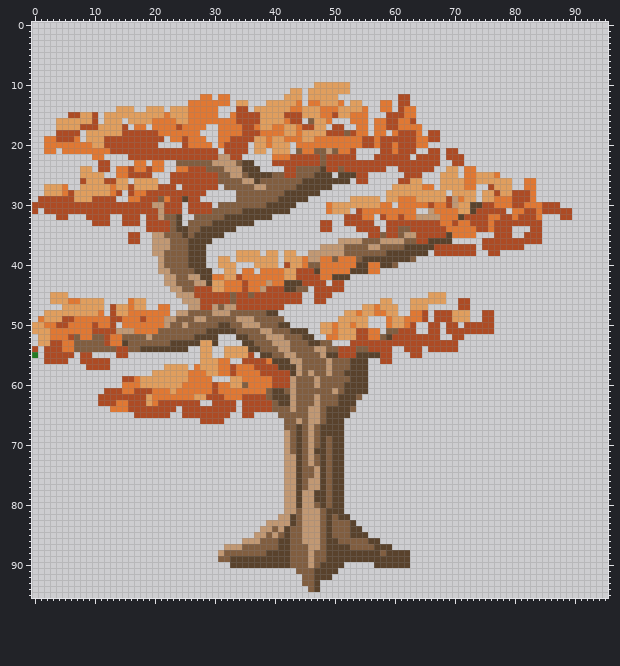
One commit to this sprite sheet: Assets/Sprites/Scenery/GT17_WigglyTree.png. Above: the version before the commit.
The file is 96x96 pixels.
After the commit:
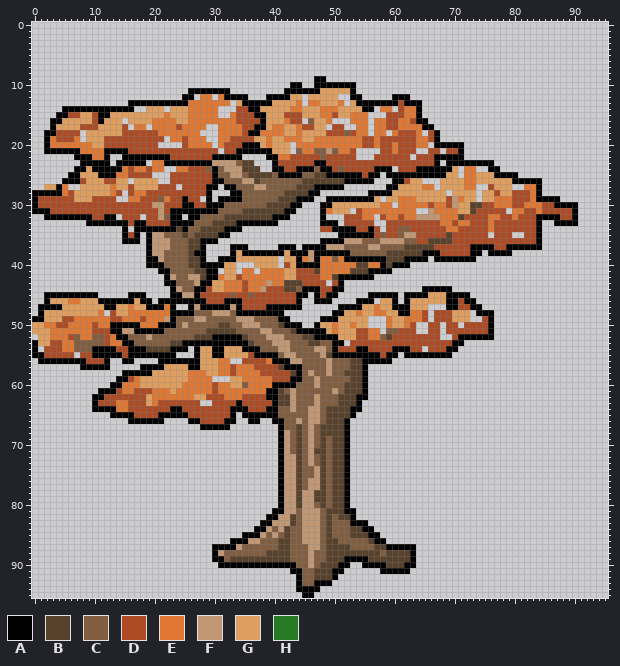
Palette (. is transparent): A #000000  B #59422c  C #815e40  D #ad4b24  E #e07833  F #c19873  G #e09e5e  H #257a23
From old to new:
Changed rows in their new state; - is an unchanged pixel.
first column x 0:
 9 -----------------------------------------------AA------------------------------------------
10 -------------------------------------------AA--AAAAAAA-------------------------------------
11 --------------------------AAAAAAA---------AAAAAA-----A-------------------------------------
12 -------------------------AA-----AAAA---AAAA----------AA-----AAA----------------------------
13 ----------------AAAAAAAAAA---------AAAAA--------------AAAAAAA-AAA--------------------------
14 -----AAAAAAAAAAAA-------------------AA-----------------AA-------A--------------------------
15 ----AA-----AA------------------------AA-------------------------A--------------------------
16 ---AA------A--------------------------A-------------------------AA-------------------------
17 ---A---------------------------------AA--------------------------AA------------------------
18 --AA--------------------------------AA-----------------------------A-----------------------
19 --A----------------------------------------------------------------A-----------------------
20 --A--------------------------------AAA-----------------------------AAAAA-------------------
21 --AAAAAA----AAAA------------------AAAAAA-------------------------------A-------------------
22 -------AAA--A--AAAAAAAA-------AAAAA----AA--------------------------AAAAA-------------------
23 --------AAAAA-AAAAA---AAAAAAAA----------A------AA------------------A-AAAAAAAA--------------
24 -------AA-AAAAA---------------A---------AA--AAA-AA-------AAA----AAAAAA------AA-------------
25 ------AA---AAA----------------A----------AAAA----AAAAAA-AA-AAAAAAAAAA--------AAAA----------
26 -----AAA----------------------AA--------------------AAAAA---AA------------------AAAAA------
27 ----A------------------------AA-AA-------------AAAAA-------AA-----------------------A------
28 AAAAA------------------------A---AA-----------AA--------AAAA------------------------A------
29 A------------------------A---A-AAAA---------AAA--AAAAAAAA---------------------------AAAA---
30 A------------------------AA--AAA-----------AA---AA-------------------------------------AAAA
31 AAA--------------------AAAAAAAA-----------AA----A-----------------------------------------A
32 --AAAAAAAA--AA---------AA-AA------------AAA-----A-----------------------------------AAAA--A
33 ---------AAAAAAA-AA----AAAA-------AAAAAAA-------AAA---------------------------------A--AAAA
34 ---------------A-AAAAAAA-A------AAA---------------AAAA--A--------------DDD------DDD-A------
35 ---------------A-A-A-----------AA------------------AAAAAA-------------DDDDDD--------A------
36 ---------------AAA-A--------AAA-----------------AAAA------------------DDDDD---------A------
37 -------------------A--------A----AAA-----AAA-AAAA------------------------AAAA--AAAAAA------
38 -------------------A-------AA----A-AAAAAAA-AAA-AAAAAA------------AAA-----AA-AAAA-----------
39 -------------------AA-------A--AAA----------A--A----AAAAAAA---AAAA-AAAAAAA-----------------
40 -------------------AAA------AAAA------------AAAA----------A-AAA----------------------------
41 ---------------------AA------AA-------------------------AAAA-------------------------------
42 ----------------------A------AA--------------------AAAAAA----------------------------------
43 ----------------------AA----AA---------------------A---------------------------------------
44 -----------------------A---AA----------------AAA--AA-------------AAAAA---------------------
45 --AAAAAAAAA-----AAA----AA--A----------------AA-A-AA-----AAAAA-AAAA---AAAA------------------
46 --A--------AAAAAA-AA-AAAAAAAA---AAA---------A--AAA----AAA---A-A------AA-AA-----------------
47 -AAAA-------AA-----AAA-A--A-AAAAA-A----AAAAAA------AAAA-----AAA------AA--AA----------------
48 -A---------------------AAAA-------AAAAAAAA--------AA---------AA-----------AAA--------------
49 AA---------------------A-----------------AA-----AAA-------------------------A--------------
50 -------------AAAAA---AAA------------------AAA--A----------------------------A--------------
51 -------------AA--AAAAA----------------------AAAAA---------------------------A--------------
52 --------------AA--------------AAAAA------------AAAA--------------------AAAAAA--------------
53 A--------------AA--------AAAAAAAAAAA--------------AA------------------AA-------------------
54 A---------AAAA--AAA----AAA-A--AA---AAA------------A---AA----AAA------AA--------------------
55 AA--------AAAAA-AAAAAAAA---A--AA-----AAAA---------AAAAAAAA-AA-AAAAAAAA---------------------
56 -AAAAAAAA---A--AA----AAAAAAA------------AAA------------AAAAA-------------------------------
57 --------AAAAA-----AAAA----AA--------------AAA----------A-----------------------------------
58 ---------------AAAAA------------------------A----------A-----------------------------------
59 --------------AA---------------------------AA----------A-----------------------------------
60 -------------AA-------------------------AAAA-----------A-----------------------------------
61 -----------AAA-------------------------AA--------------A-----------------------------------
62 ----------AA---------------------------AA-------------AA-----------------------------------
63 ----------A-----------------------A-----A-------------A------------------------------------
64 ----------AAAA---------AA--------AAA---AA------------AA------------------------------------
65 -------------AAAA----AAAAA-------A-AAAAAA------------A-------------------------------------
66 ----------------AAAAAA----AA----AA--AA--AA----------A--------------------------------------
67 ----------------------------AAAAA--------A----------A--------------------------------------
68 -----------------------------------------A----------A--------------------------------------
69 -----------------------------------------A----------A--------------------------------------
70 -----------------------------------------A----------A--------------------------------------
71 -----------------------------------------A----------A--------------------------------------
72 -----------------------------------------A----------A--------------------------------------
73 -----------------------------------------A----------A--------------------------------------
74 -----------------------------------------A----------A--------------------------------------
75 -----------------------------------------A----------A--------------------------------------
76 -----------------------------------------A----------A--------------------------------------
77 -----------------------------------------A----------A--------------------------------------
78 -----------------------------------------A----------A--------------------------------------
79 -----------------------------------------A----------A--------------------------------------
80 -----------------------------------------A----------A--------------------------------------
81 ----------------------------------------AA----------AA-------------------------------------
82 ---------------------------------------AA------------A-------------------------------------
83 --------------------------------------AA-------------AAA-----------------------------------
84 -------------------------------------AA----------------AA----------------------------------
85 -----------------------------------AAA------------------AA---------------------------------
86 ---------------------------------AAA---------------------AA--------------------------------
87 ------------------------------AAAA-------------------------AAAAA---------------------------
88 ------------------------------A--------------------------------A---------------------------
89 ------------------------------AA--------------------AAAA-------A---------------------------
90 -------------------------------AAAAAAAAAAAAA-------AA--AAAA---AA---------------------------
91 -------------------------------------------AA-----AA------AAAAA----------------------------
92 --------------------------------------------A-----A----------------------------------------
93 --------------------------------------------A--AAA-----------------------------------------
94 --------------------------------------------AAAA-------------------------------------------
95 ---------------------------------------------AA--------------------------------------------
Where, in picture pixels (left, top, right, bottom), the same in both pictures:
changed: (32, 76, 578, 598)
